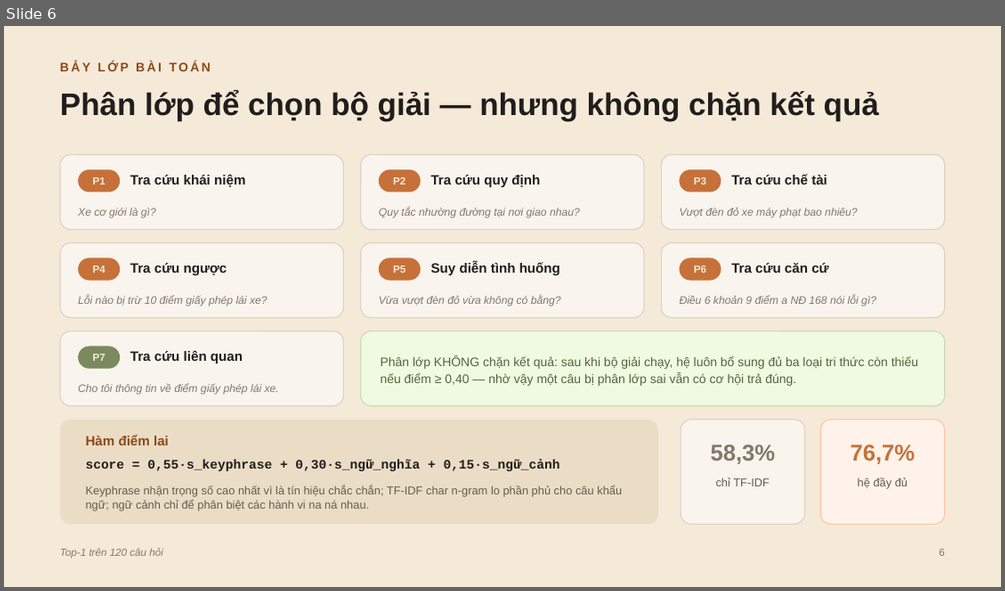
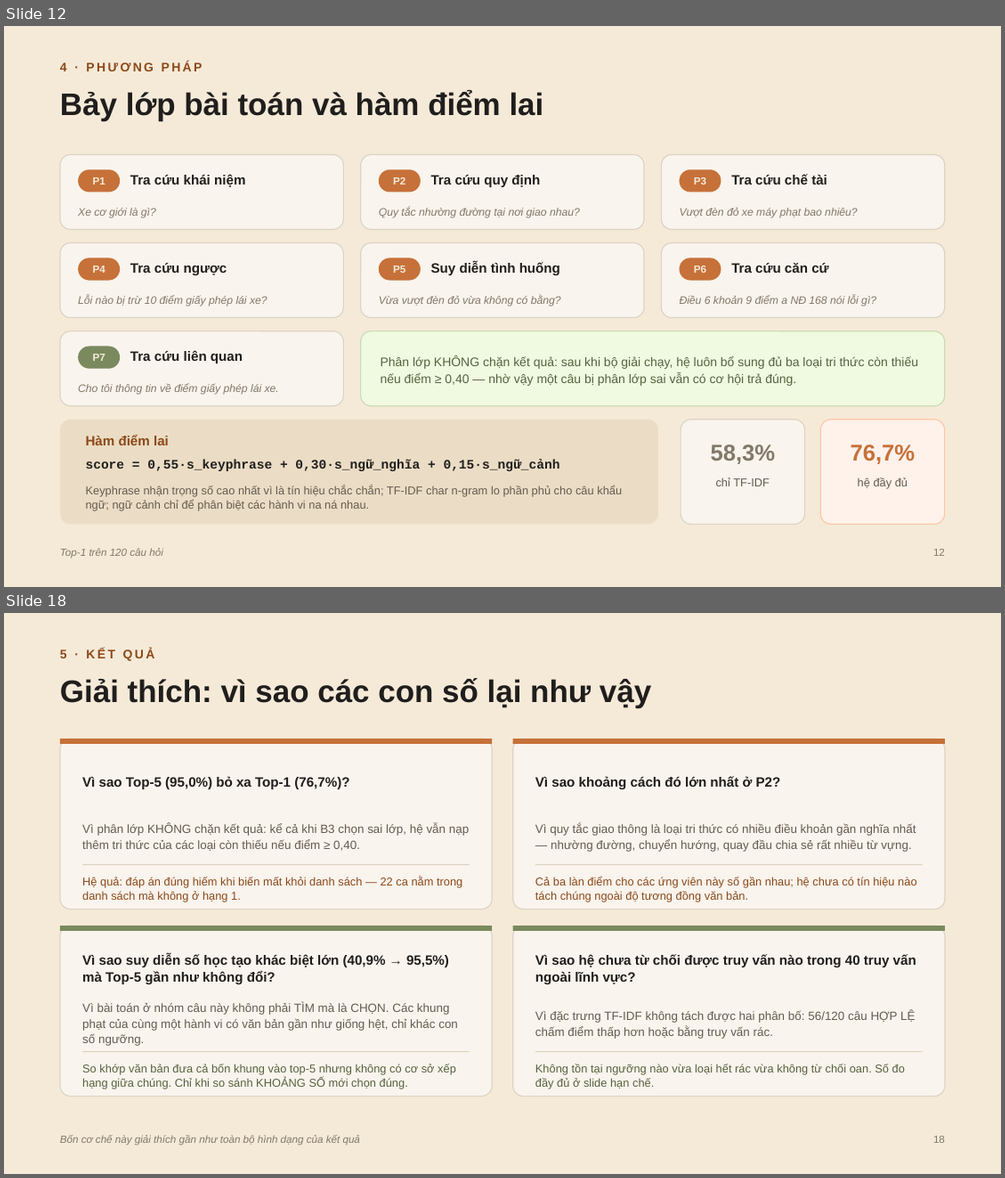
Before and after one commit to minhdang900/uit-traffic-law-lookup-system, a slide deck: docs/Slide_Nhom7_CS106.pptx. Shown one above the other, each under a label of ours: slide 6 before the commit, slides 12 and 18 after it; the slides between them are not shown. The pictures are 1005x591 and 1005x1178 pixels, drawn with LibreOffice and Linux fonts; fonts in the diff are those of the drawing. Boxes give left, top, right and bottom in pixels: in the first picture for what was removed or moved away, otherwise in the second. Text is boxed around its words. In the diff, an @@ line names an element or a change of style, - is before the commit and + after.

Commit message:
feat: phan tich loi sau, thong ke du lieu va bao cao Word sinh lai
- eval/phan_tich_loi.py: ghi hang dap an chuan, quy 31 ca chua toi uu ve
  6 nguyen nhan goc L1-L6 (15 ca khoang trong tu vung).
- scripts/thong_ke_du_lieu.py: bieu do phan bo do dai, nhan, chu de va
  phan tich loi (hinh 3-6).
- scripts/xuat_pdf.py: xuat .docx/.pptx ra PDF qua LibreOffice co cap nhat
  muc luc.
- Bao cao Word va slide sinh lai theo so lieu moi; dong goi nop bai kem
  cac tep ket qua va bo sinh moi.

```diff
--- a/docs/Slide_Nhom7_CS106.pptx
+++ b/docs/Slide_Nhom7_CS106.pptx
@@ slide 18 added at <box>4,613,1001,1174</box>, background #F5EAD8 @@
@@ text added at <box>60,649,155,661</box>, 12 pt, text #8C491A, bold @@
+5 · KẾT QUẢ
@@ text added at <box>60,678,651,708</box>, 30 pt, text #201E1D, bold @@
+Giải thích: vì sao các con số lại như vậy
@@ rounded rectangle added at <box>60,738,493,909</box>, fill #F9F4ED, outline #DCD3C4 1 pt @@
@@ rectangle added at <box>60,738,493,744</box>, fill #C67139 @@
@@ rounded rectangle added at <box>513,738,946,909</box>, fill #F9F4ED, outline #DCD3C4 1 pt @@
@@ rectangle added at <box>513,738,946,744</box>, fill #C67139 @@
@@ text added at <box>82,776,349,789</box>, 13 pt, text #201E1D, bold @@
+Vì sao Top-5 (95,0%) bỏ xa Top-1 (76,7%)?
@@ text added at <box>535,776,781,789</box>, 13 pt, text #201E1D, bold @@
+Vì sao khoảng cách đó lớn nhất ở P2?
@@ text added at <box>82,824,469,851</box>, 11.5 pt, text #645C50 @@
+Vì phân lớp KHÔNG chặn kết quả: kể cả khi B3 chọn sai lớp, hệ vẫn nạp thêm tri thức của các loại còn thiếu nếu điểm ≥ 0,40.
@@ text added at <box>535,824,916,852</box>, 11.5 pt, text #645C50 @@
+Vì quy tắc giao thông là loại tri thức có nhiều điều khoản gần nghĩa nhất — nhường đường, chuyển hướng, quay đầu chia sẻ rất nhiều từ vựng.
@@ rectangle added at <box>82,864,469,865</box>, fill #DCD3C4 @@
@@ text added at <box>82,876,462,902</box>, 11 pt, text #8C491A @@
+Hệ quả: đáp án đúng hiếm khi biến mất khỏi danh sách — 22 ca nằm trong danh sách mà không ở hạng 1.
@@ rectangle added at <box>535,864,923,865</box>, fill #DCD3C4 @@
@@ text added at <box>535,876,916,902</box>, 11 pt, text #8C491A @@
+Cả ba làn điểm cho các ứng viên này số gần nhau; hệ chưa có tín hiệu nào tách chúng ngoài độ tương đồng văn bản.
@@ rounded rectangle added at <box>60,925,493,1096</box>, fill #F9F4ED, outline #DCD3C4 1 pt @@
@@ rectangle added at <box>60,925,493,931</box>, fill #7A8A5E @@
@@ rounded rectangle added at <box>513,925,946,1096</box>, fill #F9F4ED, outline #DCD3C4 1 pt @@
@@ rectangle added at <box>513,925,946,931</box>, fill #7A8A5E @@
@@ text added at <box>82,954,449,984</box>, 13 pt, text #201E1D, bold @@
+Vì sao suy diễn số học tạo khác biệt lớn (40,9% → 95,5%) mà Top-5 gần như không đổi?
@@ text added at <box>535,954,916,984</box>, 13 pt, text #201E1D, bold @@
+Vì sao hệ chưa từ chối được truy vấn nào trong 40 truy vấn ngoài lĩnh vực?
@@ text added at <box>82,1003,458,1046</box>, 11.5 pt, text #645C50 @@
+Vì bài toán ở nhóm câu này không phải TÌM mà là CHỌN. Các khung phạt của cùng một hành vi có văn bản gần như giống hệt, chỉ khác con số ngưỡng.
@@ text added at <box>535,1011,914,1038</box>, 11.5 pt, text #645C50 @@
+Vì đặc trưng TF-IDF không tách được hai phân bố: 56/120 câu HỢP LỆ chấm điểm thấp hơn hoặc bằng truy vấn rác.
@@ rectangle added at <box>82,1051,469,1052</box>, fill #DCD3C4 @@
@@ text added at <box>82,1063,456,1089</box>, 11 pt, text #56633F @@
+So khớp văn bản đưa cả bốn khung vào top-5 nhưng không có cơ sở xếp hạng giữa chúng. Chỉ khi so sánh KHOẢNG SỐ mới chọn đúng.
@@ rectangle added at <box>535,1051,923,1052</box>, fill #DCD3C4 @@
@@ text added at <box>535,1063,905,1089</box>, 11 pt, text #56633F @@
+Không tồn tại ngưỡng nào vừa loại hết rác vừa không từ chối oan. Số đo đầy đủ ở slide hạn chế.
@@ text added at <box>60,1135,360,1145</box>, 10 pt, text #82796A, italic @@
+Bốn cơ chế này giải thích gần như toàn bộ hình dạng của kết quả
@@ text added at <box>933,1135,945,1143</box>, 10 pt, text #82796A @@
+18
@@ what was slide 6 is now slide 12 @@
@@ slide 12 changed as well @@
@@ text at <box>60,62,202,71</box>: text changed @@
-BẢY LỚP BÀI TOÁN
+4 · PHƯƠNG PHÁP
@@ text at <box>60,90,544,121</box>: text changed @@
-Phân lớp để chọn bộ giải — nhưng không chặn kết quả
+Bảy lớp bài toán và hàm điểm lai
@@ text at <box>933,548,945,556</box>: text changed @@
-6
+12
```
Also in this commit, not shown: 9 other slides changed, 9 other slides added, 17 other files.
